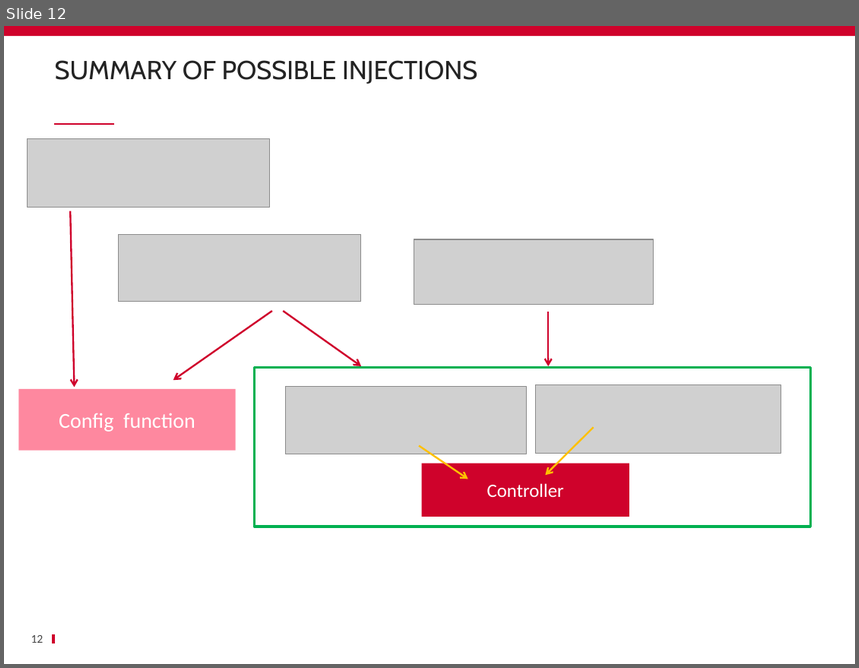
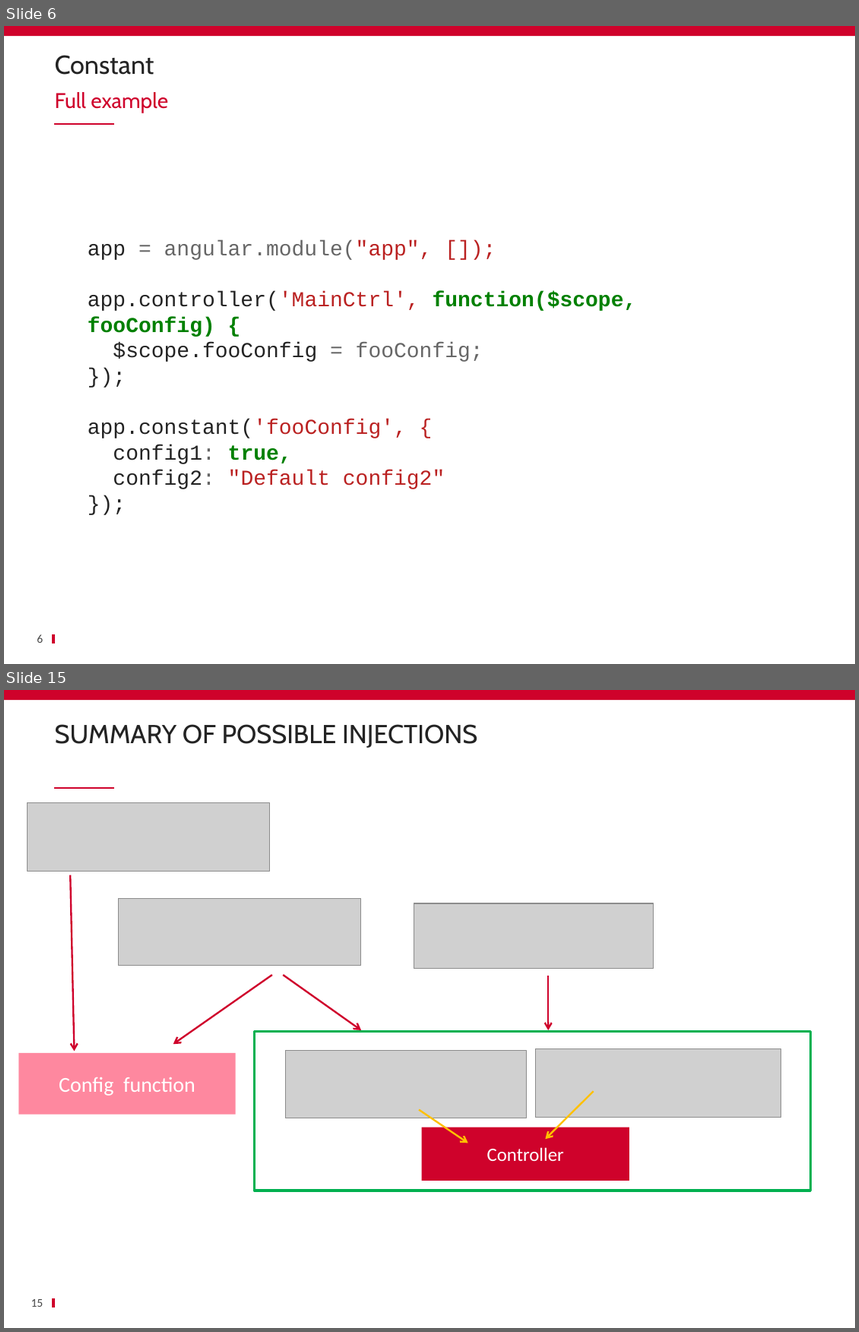
Before and after one commit to ycintre/formation-angularjs, a slide deck: 15 Custom services/Custom services.pptx. Shown one above the other, each under a label of ours: slide 12 before the commit, slides 6 and 15 after it; the slides between them are not shown. The pictures are 859x668 and 859x1332 pixels, drawn with LibreOffice and Linux fonts; fonts in the diff are those of the drawing; grey boxes stand for pictures; background and template pictures are left out. Boxes give left, top, right and bottom in pixels: in the first picture for what was removed or moved away, otherwise in the second. Text is boxed around its words. In the diff, an @@ line names an element or a change of style, - is before the commit and + after.

```diff
--- a/15 Custom services/Custom services.pptx
+++ b/15 Custom services/Custom services.pptx
@@ slide 6 added at box(4, 26, 855, 664), background #FFFFFF; not listed: 3 template elements that a slide beside it also shows @@
@@ title added at box(55, 55, 154, 75), 22 pt, text #232323 @@
+Constant
@@ text added at box(55, 92, 168, 113), 18 pt, text #CF022B @@
+Full example
@@ text added at box(88, 240, 637, 490), 18 pt, text #232323 @@
+app = angular.module("app", []);
+app.controller('MainCtrl', function($scope, fooConfig) {
+$scope.fooConfig = fooConfig;
+});
+app.constant('fooConfig', {
+config1: true,
+config2: "Default config2"
+});
@@ page number added at box(37, 635, 43, 643), 10 pt, text #464646 @@
+6
@@ what was slide 12 is now slide 15 @@
@@ page number at box(31, 1300, 44, 1307): text changed @@
-12
+15
```
Also in this commit, not shown: 1 slide changed, 13 other slides added, 17 slides removed.
